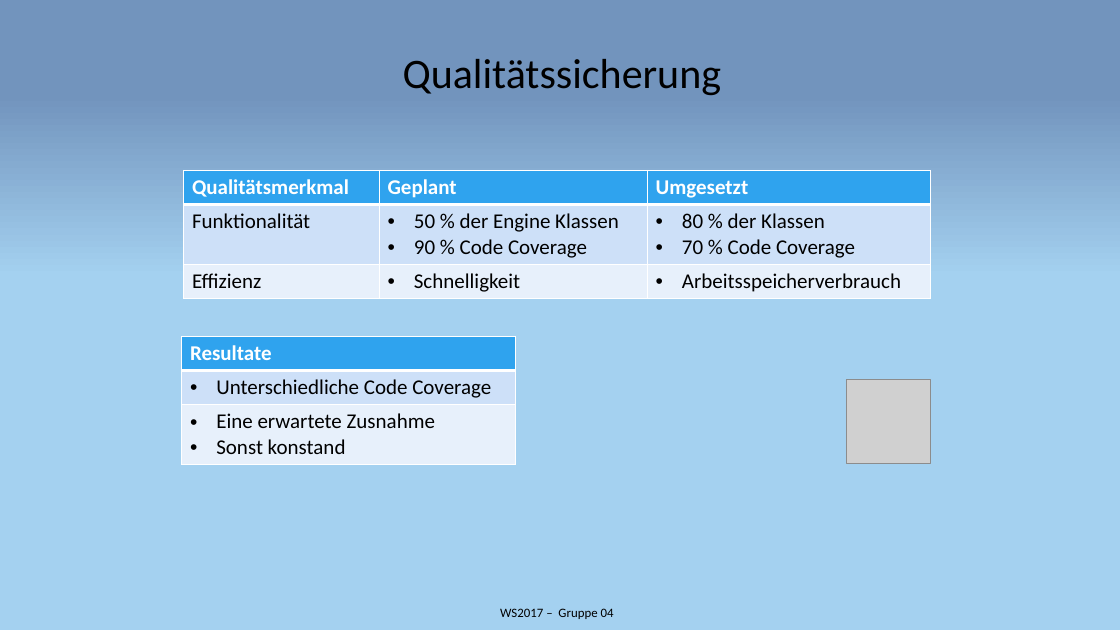
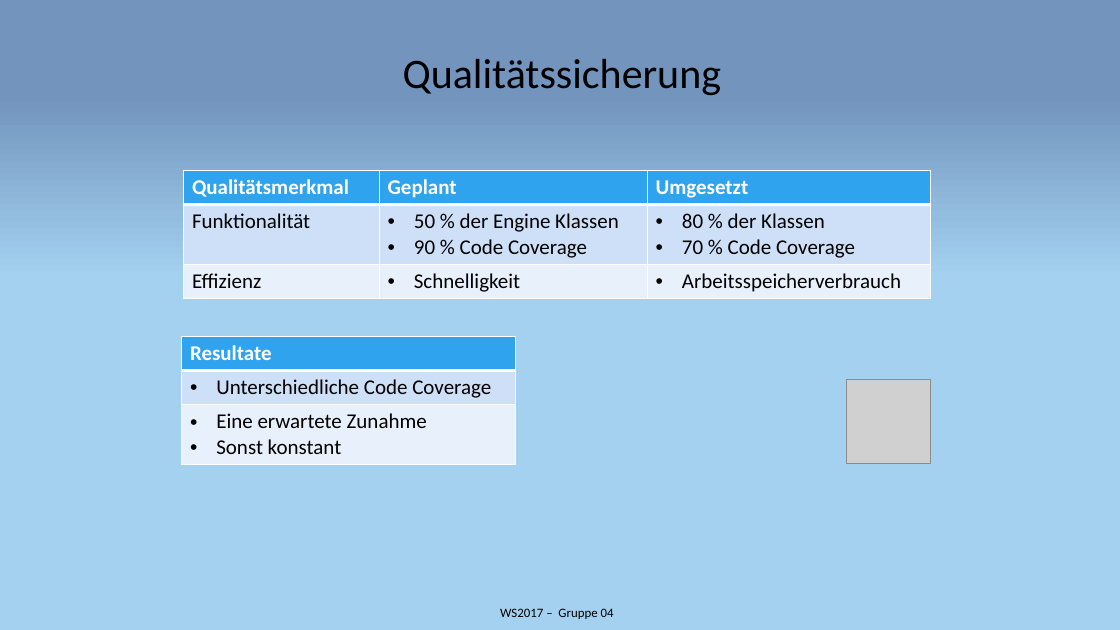
Before and after one commit to happychameleon/ws2017_game, a slide deck: slide 5 of Meilenstein 5.pptx. Drawn at 1120x630 pixels with LibreOffice and Linux fonts; fonts in the diff are those of the drawing; grey boxes stand for pictures. Boxes give left, top, right and bottom in pixels: in the first picture for what was removed or moved away, otherwise in the second. Text is boxed around its words. In the diff, an @@ line names an element or a change of style, - is before the commit and + after.

Commit message:
Corrected a few typos

```diff
--- a/Meilenstein 5.pptx
+++ b/Meilenstein 5.pptx
@@ table at (181, 337, 515, 464) @@
-row 3, column 1: Eine erwartete Zusnahme / Sonst konstand
+row 3, column 1: Eine erwartete Zunahme / Sonst konstant
```
